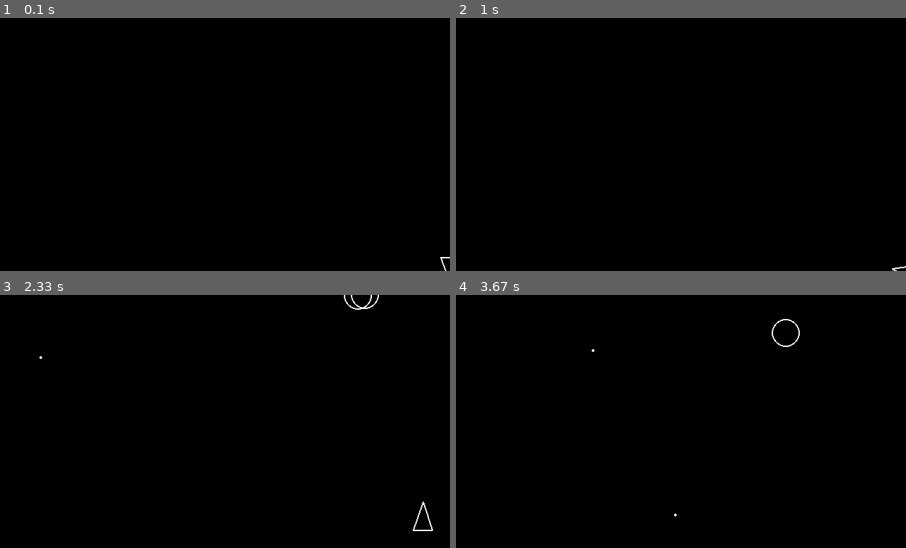
Above: before the commit, frames 1-4 (two rows, left to right).
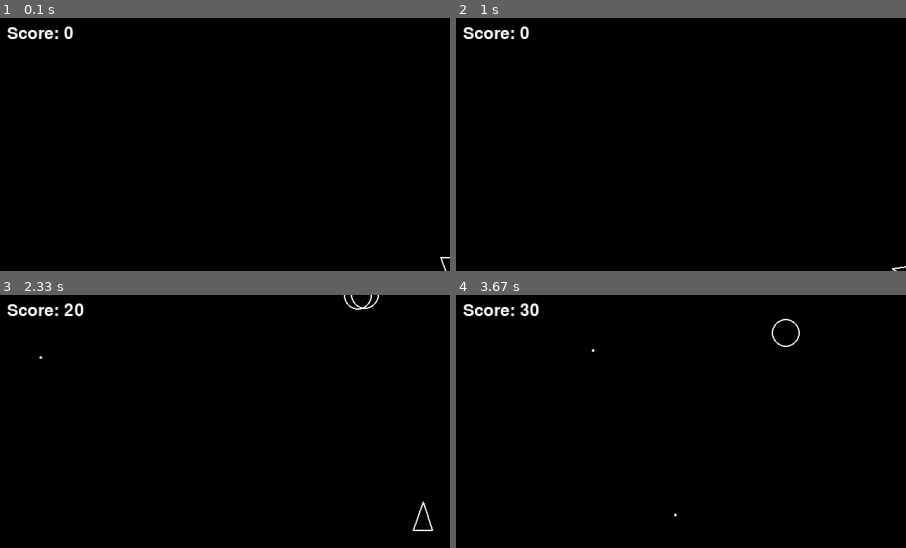
Above: after the commit, the same moments.

Repository: functionalfoxx/Asteroids_PyGame
Game: pygame game, started from main.py
The game is run twice, just before and just after one commit, with the same random seed, the same clock (stepped at 60 frames per second) and the same inputs.
Inputs:
- Up to frame 1 (0.1 s): no input
- Up to frame 2 (1 s): tap Space at 0.33, 0.73 s; hold Right from 0.67 s (still down)
- Up to frame 3 (2.33 s): tap Space at 1.03, 1.23, 1.57, 1.87, 2.07 s; release Right at 1.13 s; hold Up 1.17-1.47 s; hold Right 1.5-1.97 s; hold Left from 2 s (still down)
- Up to frame 4 (3.67 s): tap Space at 2.37, 2.63, 2.97, 3.27, 3.4 s; release Left at 2.53 s; hold Down 2.57-2.87 s; hold Left 2.9-3.3 s; hold Up from 3.33 s (still down)
The pictures show only the part of the screen within x 0-50%, y 0-50%; the shares and areas given below are measured in that part.

The runs differ from the first frame. In frame 1, 0.4% of the frame differs, in the area x 1-17%, y 3-9%; in frame 2, 0.4%; in frame 3, 0.5%, in the area x 1-19%, y 3-9%; in frame 4, 0.5%.

Commit message:
Added score system

Diff:
--- a/asteroid.py
+++ b/asteroid.py
@@ -19,12 +19,19 @@
     def update(self, dt):
         self.position += self.velocity * dt
 
+    ASTEROID_SCORE = {
+        'small': 10,
+        'medium': 20,
+        'large': 30
+    }
+
     def split(self):
+        if self.radius <= ASTEROID_MIN_RADIUS:
+            points = self.ASTEROID_SCORE['small']
+            self.kill()
+            return points  # small asteroids still give points
+
         self.kill()
-
-        if self.radius <= ASTEROID_MIN_RADIUS:
-            return
-
         log_event("asteroid_split")
         angle = random.uniform(20, 50)
 
@@ -38,3 +45,12 @@
 
         a2 = Asteroid(self.position.x, self.position.y, new_radius)
         a2.velocity = vel2 * 1.2
+
+        if self.radius >= ASTEROID_MIN_RADIUS * 3:
+            points = self.ASTEROID_SCORE['large']
+        elif self.radius >= ASTEROID_MIN_RADIUS * 2:
+            points = self.ASTEROID_SCORE['medium']
+        else:
+            points = self.ASTEROID_SCORE['small']
+
+        return points
--- a/main.py
+++ b/main.py
@@ -9,6 +9,9 @@
 
 def main():
     pygame.init()
+    score = 0
+    font = pygame.font.SysFont(None, 36)
+
 
     screen = pygame.display.set_mode((SCREEN_WIDTH, SCREEN_HEIGHT))
 
@@ -38,6 +41,10 @@
 
         screen.fill("black")
 
+        score_text = font.render(f"Score: {score}", True, (255, 255, 255))
+        screen.blit(score_text, (10, 10))
+
+
         updatable.update(dt)
 
         for asteroid in asteroids:
@@ -50,8 +57,10 @@
             for shot in shots:
                 if asteroid.collides_with(shot):
                     log_event("asteroid_shot")
-                    asteroid.split()
+                    points = asteroid.split() or 0
                     shot.kill()
+                    score += points
+
 
         for drawable_obj in drawable:
             drawable_obj.draw(screen)
